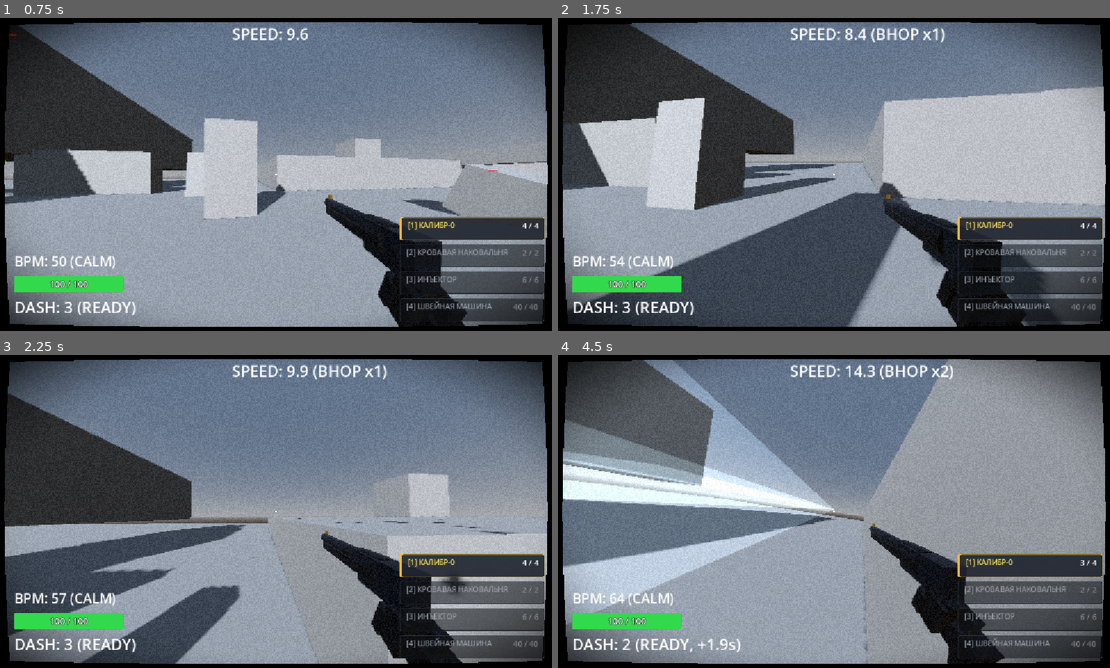
Above: before the commit, frames 1-4 (two rows, left to right).
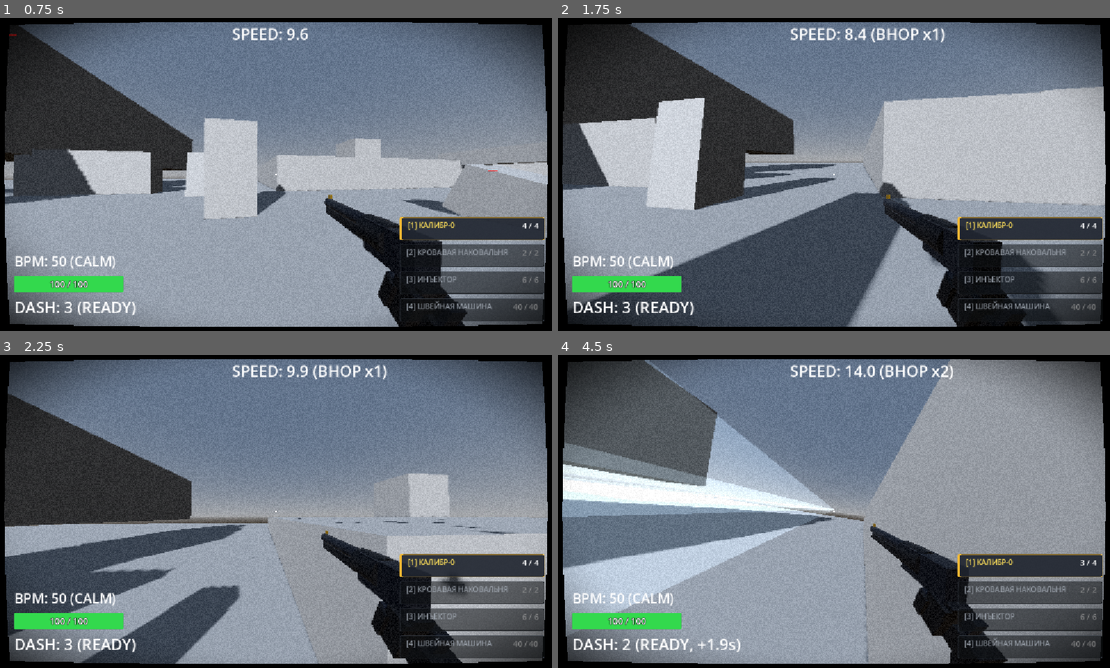
Above: after the commit, the same moments.

Repository: ggou3/voidkill
Game: Godot game, scene res://world.tscn
Two runs of this game, one before a commit and one after it. Both use one fixed random seed, a clock stepped at 60 frames per second and the inputs below.
Inputs (mouse positions are in pixels of both pictures, inside the frame that each line leads up to):
- Up to frame 1 (0.75 s): tap Enter at 0.5 s; move the mouse to (309, 174) at 0.52 s; hold W (move_forward) from 0.53 s (still down); hold C (slam) from 0.53 s (still down)
- Up to frame 2 (1.75 s): keep holding W (move_forward); tap Space (jump) at 0.77, 0.8, 1.07, 1.35, 1.52 s; move the mouse to (806, 174) at 1.27 s; release C (slam) at 1.28 s; tap C (slam) at 1.55 s
- Up to frame 3 (2.25 s): keep holding W (move_forward); tap Space (jump) at 1.82 s; move the mouse to (292, 505) at 2.02 s; hold Right mouse button (alt_fire) from 2.03 s (still down)
- Up to frame 4 (4.5 s): keep holding W (move_forward); tap Space (jump) at 2.3, 3.02, 3.32, 3.77, 3.8, 4.07 s; move the mouse to (828, 517) at 2.77 s; release Right mouse button (alt_fire) at 2.78 s; tap Shift (dash) at 2.85 s; tap C (slam) at 3.05 s; move the mouse to (878, 514) at 3.52 s; hold F (melee) 3.53-4.28 s; move the mouse to (789, 508) at 4.27 s; click (789, 508) at 4.35 s

Frame 1 is identical in both runs. In frame 2, less than 0.1% of the frame differs, in the area x 10-95%, y 13-80%; in frame 3, less than 0.1%; in frame 4, 7.4%, in the area x 0-82%, y 1-99%.

Commit message:
Introduce combat_momentum multiplier and decouple blood surf/bhop from direct BPM gains (Step 1)

Diff:
--- a/player.gd
+++ b/player.gd
@@ -462,8 +462,8 @@
 				head.add_recoil(lerp(0.035, 0.045, bpm_r), 0.0)
 				time_on_ground = 0.0
 				prev_air_time = 0.0
-				if skills and skills.has_method("add_bpm"):
-					skills.add_bpm(3.5)
+				if skills and skills.has_method("add_combat_momentum"):
+					skills.add_combat_momentum(0.05)
 
 		coyote_timer = 0.0
 		jump_buffer_timer = 0.0
--- a/skill_manager.gd
+++ b/skill_manager.gd
@@ -24,12 +24,15 @@
 var is_slamming = false
 var slam_timer = 0.0
 
-# --- BPM SYSTEM (Сердцебиение) ---
+# --- BPM SYSTEM (Сердцебиение) & COMBAT MOMENTUM ---
 const MIN_BPM: float = 50.0
 const MAX_BPM: float = 200.0
 var bpm: float = MIN_BPM
 var time_since_bpm_gain: float = 0.0
 var last_kill_weapon: String = ""
+
+var combat_momentum: float = 1.0
+var time_since_momentum_gain: float = 0.0
 
 @onready var player = $".."
 @onready var head = $"../Head"
@@ -72,15 +75,20 @@
 
 	if slam_timer > 0: slam_timer -= delta
 
-	# BPM: активный кровавый сёрф (слайд по луже крови): +2 BPM/сек
-	if is_instance_valid(player) and player.is_sliding and player.is_on_blood:
-		add_bpm(2.0 * delta)
-	else:
-		time_since_bpm_gain += delta
-
 	# BPM: пассивный спад к 50.0 при отсутствии событий роста за последние 2 секунды: -4 BPM/сек
+	time_since_bpm_gain += delta
 	if time_since_bpm_gain >= 2.0 and bpm > MIN_BPM:
 		bpm = max(MIN_BPM, bpm - 4.0 * delta)
+
+	# Combat Momentum: активный кровавый сёрф (слайд по луже крови): +0.05 к моментуму/сек
+	if is_instance_valid(player) and player.is_sliding and player.is_on_blood:
+		add_combat_momentum(0.05 * delta)
+	else:
+		time_since_momentum_gain += delta
+
+	# Combat Momentum: пассивный спад при отсутствии приращений за последние 1.5 секунды: -0.1/сек (не ниже 1.0)
+	if time_since_momentum_gain >= 1.5 and combat_momentum > 1.0:
+		combat_momentum = max(1.0, combat_momentum - 0.1 * delta)
 
 	# Индикация BPM в HUD
 	if bpm_label:
@@ -99,6 +107,12 @@
 			dash_label.text = "DASH: " + str(MAX_DASH) + " (READY)"
 
 # --- BPM API ---
+
+func add_combat_momentum(amount: float):
+	if amount <= 0.0:
+		return
+	combat_momentum = clampf(combat_momentum + amount, 1.0, 2.0)
+	time_since_momentum_gain = 0.0
 
 func add_bpm(amount: float):
 	if amount <= 0.0:
Not shown, changed: DESIGN.md
